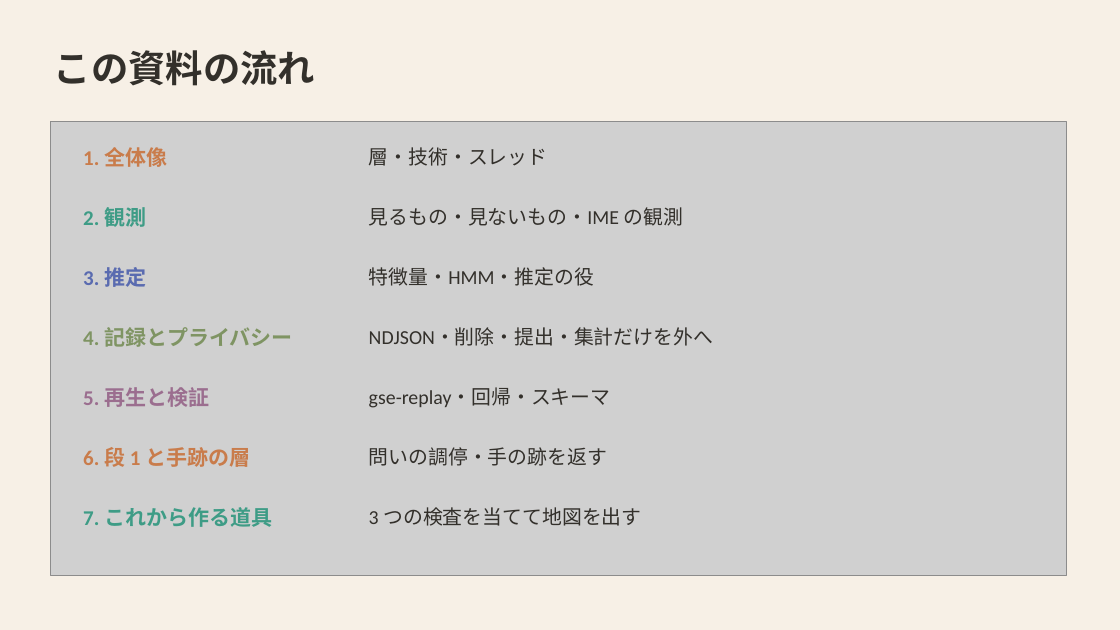
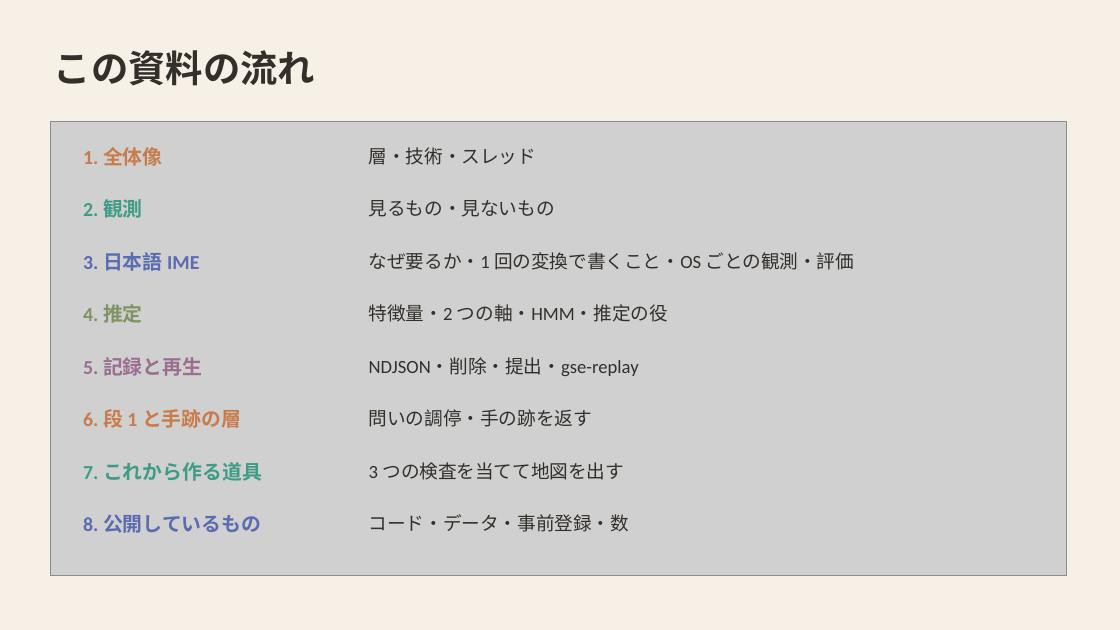
Before and after one commit to mikotomiura/GSE-prototype, a slide deck: slide 2 of docs/slides/project-overview/GSE_project_tech.pptx. Drawn at 1120x630 pixels with LibreOffice and Linux fonts; fonts in the diff are those of the drawing; grey boxes stand for pictures. Boxes give left, top, right and bottom in pixels: in the first picture for what was removed or moved away, otherwise in the second. Text is boxed around its words. In the diff, an @@ line names an element or a change of style, - is before the commit and + after.

```diff
--- a/docs/slides/project-overview/GSE_project_tech.pptx
+++ b/docs/slides/project-overview/GSE_project_tech.pptx
@@ text at bbox=[369, 200, 555, 217]: text changed; size 17 to 16 pt @@
-見るもの・見ないもの・IME の観測
+見るもの・見ないもの
@@ text at bbox=[83, 252, 199, 271]: text changed; size 18 to 17 pt @@
-3. 推定
+3. 日本語 IME
@@ text added at bbox=[369, 252, 854, 270], 16 pt, text #33302B @@
+なぜ要るか・1 回の変換で書くこと・OS ごとの観測・評価
@@ text at bbox=[83, 304, 143, 323]: text changed; size 18 to 17 pt @@
-4. 記録とプライバシー
+4. 推定
@@ text at bbox=[369, 304, 668, 322]: text changed; size 17 to 16 pt @@
-特徴量・HMM・推定の役
+特徴量・2 つの軸・HMM・推定の役
@@ text removed at bbox=[369, 327, 713, 346] @@
-NDJSON・削除・提出・集計だけを外へ
@@ text at bbox=[83, 357, 202, 376]: text changed; size 18 to 17 pt @@
-5. 再生と検証
+5. 記録と再生
@@ text at bbox=[369, 357, 639, 376]: text changed; size 17 to 16 pt @@
-gse-replay・回帰・スキーマ
+NDJSON・削除・提出・gse-replay
@@ text "6. 段 1 と手跡の層": place and size @@
-text "6. 段 1 と手跡の層" at bbox=[83, 447, 250, 467]
+text "6. 段 1 と手跡の層" at bbox=[83, 409, 241, 428]
@@ text "問いの調停・手の跡を返す": place and size @@
-text "問いの調停・手の跡を返す" at bbox=[369, 447, 607, 466]
+text "問いの調停・手の跡を返す" at bbox=[369, 409, 592, 427]
@@ size 18 to 17 pt in 4 elements at bbox=[83, 147, 163, 166], bbox=[83, 199, 143, 218], bbox=[83, 409, 241, 428], bbox=[83, 462, 262, 481] @@
@@ text "7. これから作る道具": place and size @@
-text "7. これから作る道具" at bbox=[83, 507, 272, 527]
+text "7. これから作る道具" at bbox=[83, 462, 262, 481]
@@ size 17 to 16 pt in 3 elements at bbox=[369, 147, 536, 165], bbox=[369, 409, 592, 427], bbox=[369, 462, 624, 480] @@
@@ text "3 つの検査を当てて地図を出す": place and size @@
-text "3 つの検査を当てて地図を出す" at bbox=[369, 507, 641, 526]
+text "3 つの検査を当てて地図を出す" at bbox=[369, 462, 624, 480]
@@ text added at bbox=[83, 514, 261, 533], 17 pt, text #5A6BB0, bold @@
+8. 公開しているもの
@@ text added at bbox=[369, 514, 629, 532], 16 pt, text #33302B @@
+コード・データ・事前登録・数
```
Also in this commit, not shown: 11 other slides changed, 10 slides added, 3 slides removed, 20 other files.
